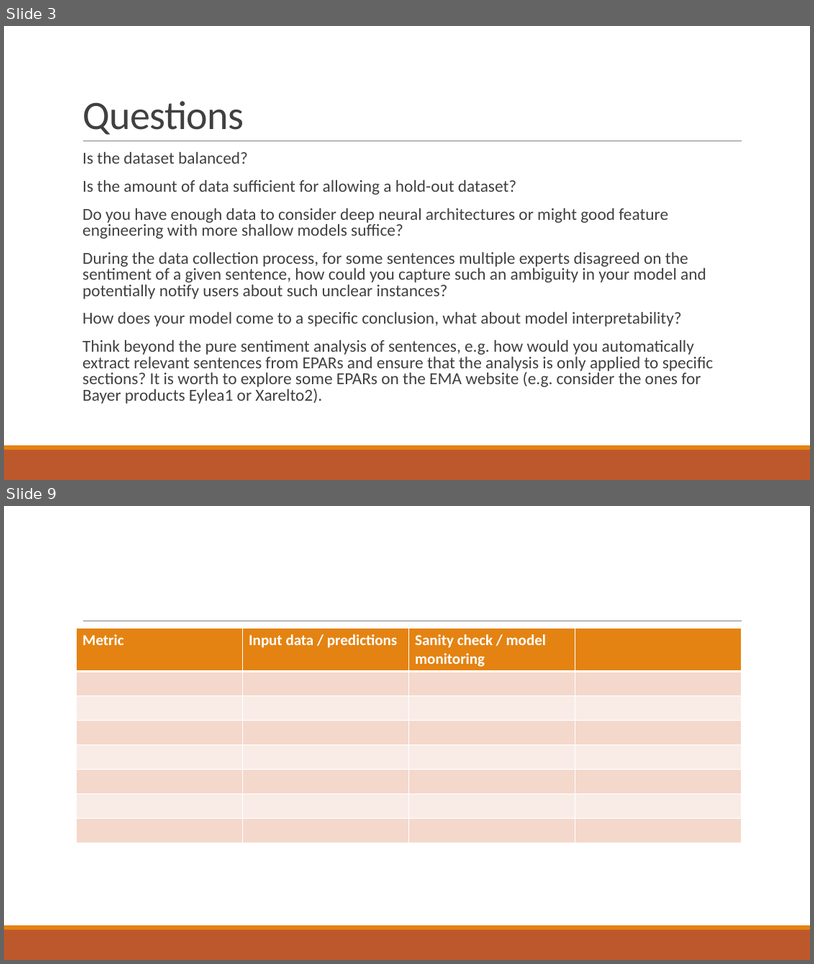
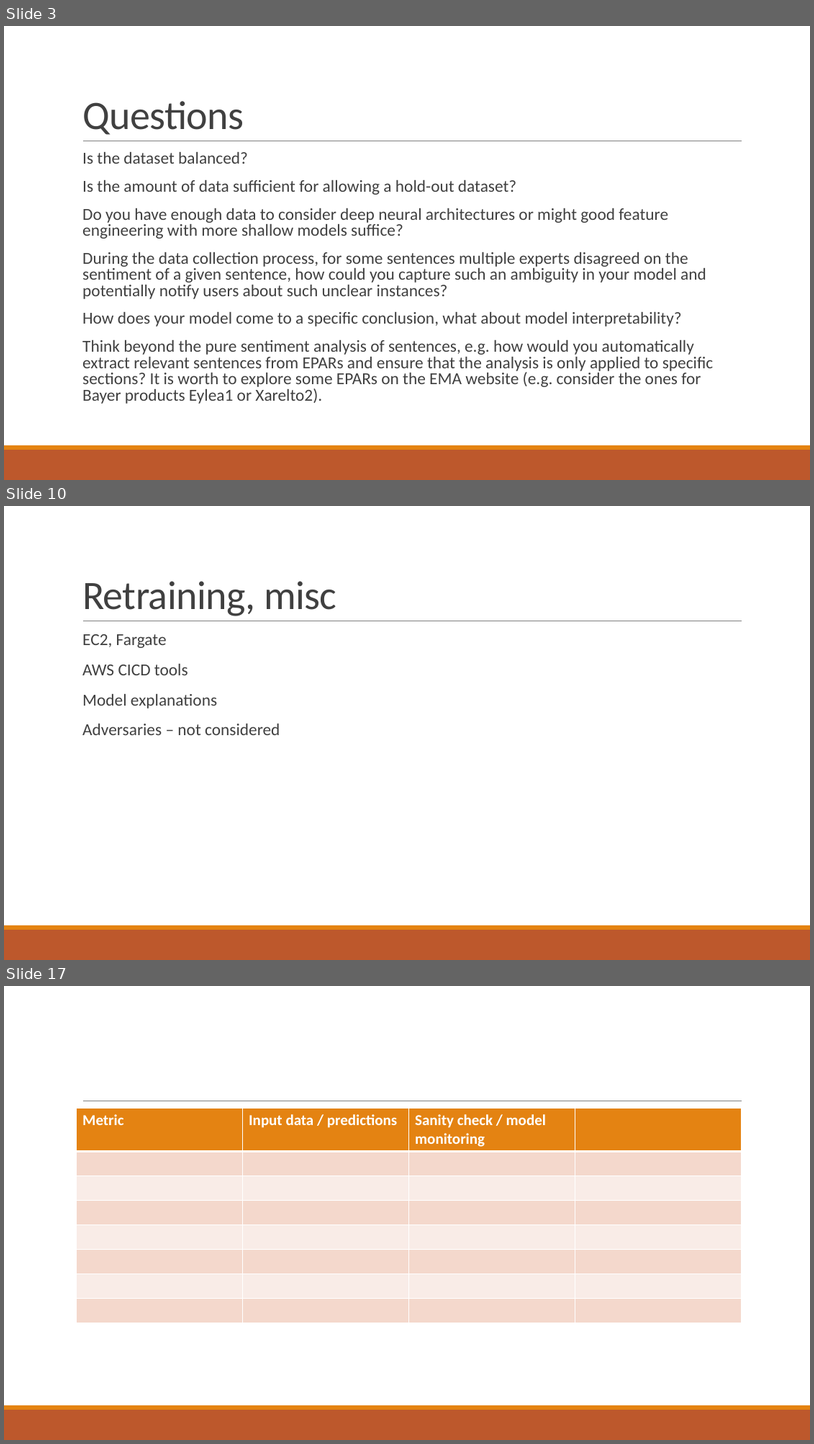
Before and after one commit to nlp-task-kp/sentiment_analysis, a slide deck: presentation/Sentiment analysis for EPARs.pptx. Shown one above the other, each under a label of ours: slides 3 and 9 before the commit, slides 3, 10 and 17 after it; the slides between them are not shown. The pictures are 814x964 and 814x1444 pixels, drawn with LibreOffice and Linux fonts; fonts in the diff are those of the drawing. Boxes give left, top, right and bottom in pixels: in the first picture for what was removed or moved away, otherwise in the second. Text is boxed around its words. In the diff, an @@ line names an element or a change of style, - is before the commit and + after.

```diff
--- a/presentation/Sentiment analysis for EPARs.pptx
+++ b/presentation/Sentiment analysis for EPARs.pptx
@@ slide 10 added at (4,506,810,960), background #FFFFFF; not listed: 3 template elements that a slide beside it also shows @@
@@ title added at (82,581,337,616), 48 pt, text #404040 @@
+Retraining, misc
@@ text added at (82,634,280,735), 20 pt, text #404040 @@
+  EC2, Fargate
+  AWS CICD tools
+  Model explanations
+  Adversaries – not considered
@@ what was slide 9 is now slide 17 @@
```
Also in this commit, not shown: 5 slides changed, 10 other slides added.
